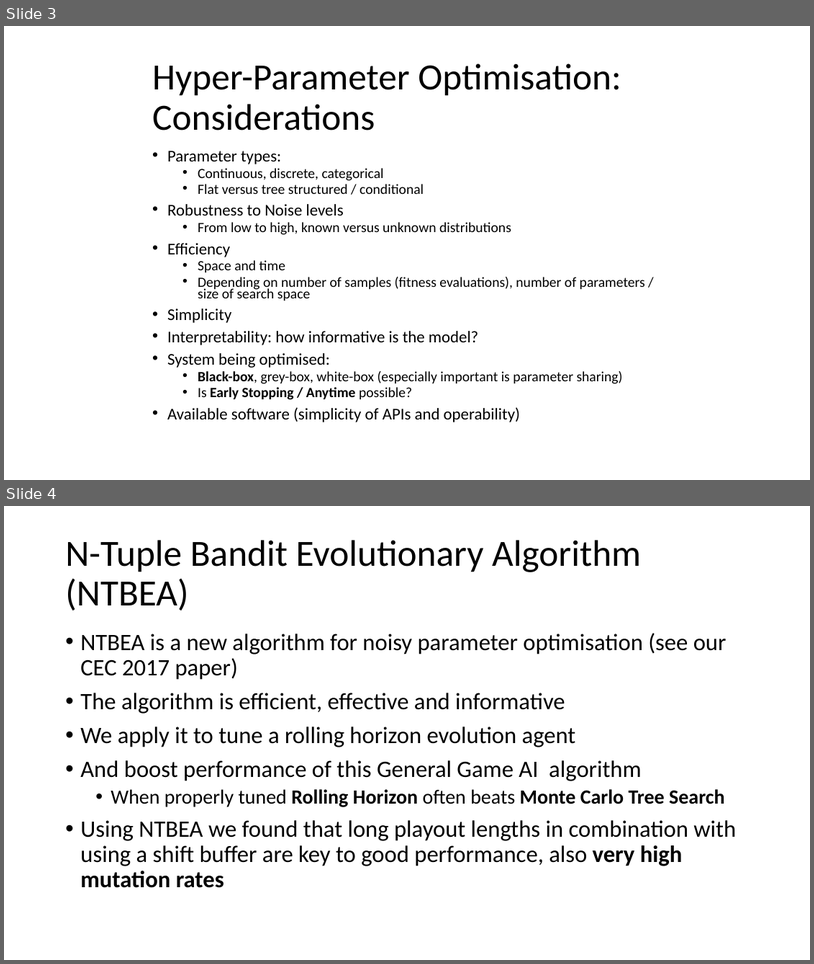
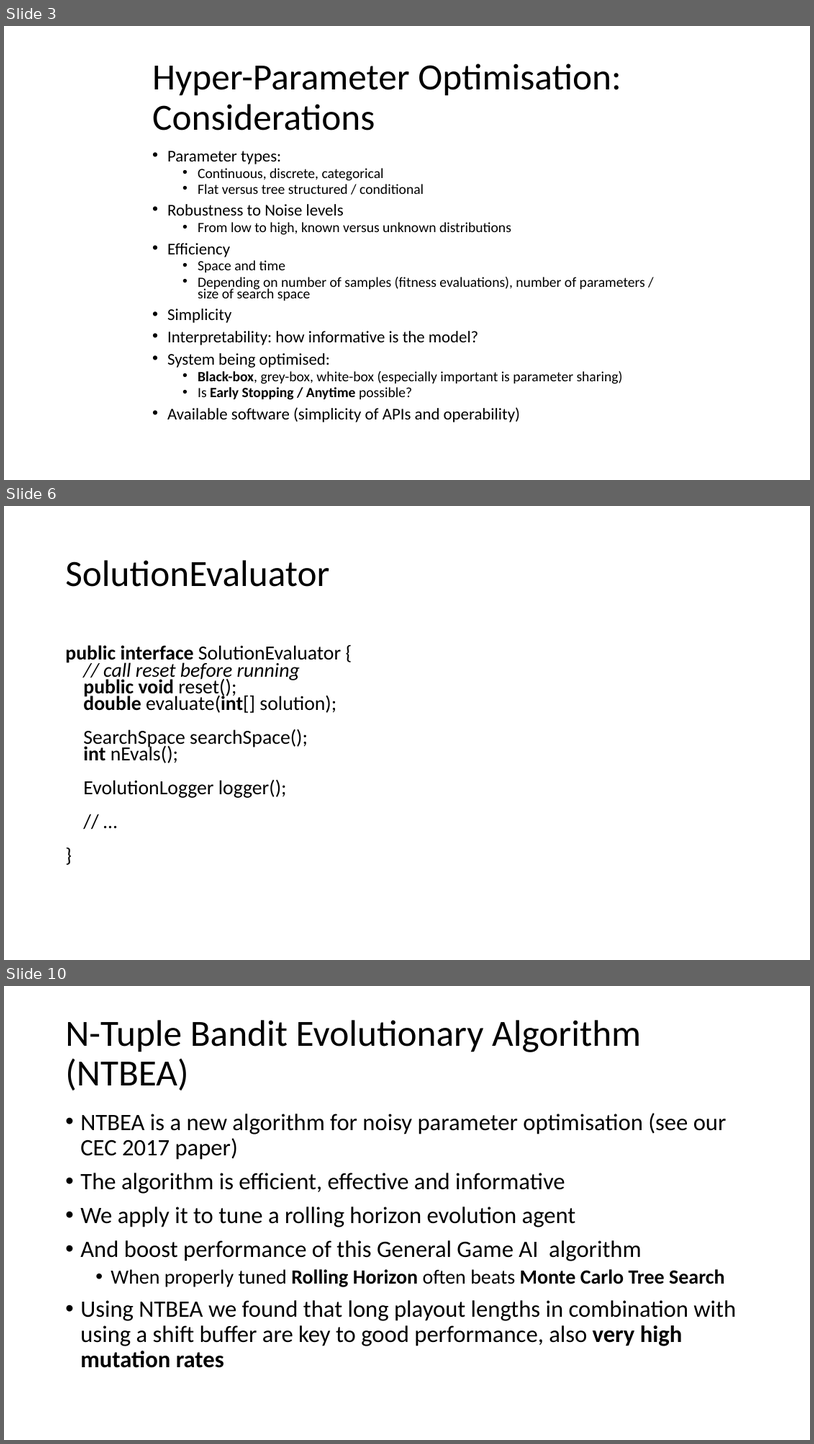
Before and after one commit to GAIGResearch/AIGD2, a slide deck: lectures/NTBEA 2019.pptx. Shown one above the other, each under a label of ours: slides 3 and 4 before the commit, slides 3, 6 and 10 after it; the slides between them are not shown. The pictures are 814x964 and 814x1444 pixels, drawn with LibreOffice and Linux fonts; fonts in the diff are those of the drawing. Boxes give left, top, right and bottom in pixels: in the first picture for what was removed or moved away, otherwise in the second. Text is boxed around its words. In the diff, an @@ line names an element or a change of style, - is before the commit and + after.

```diff
--- a/lectures/NTBEA 2019.pptx
+++ b/lectures/NTBEA 2019.pptx
@@ slide 6 added at (4, 506, 810, 960), background #FFFFFF @@
@@ title added at (65, 560, 329, 587), 44 pt, text #000000 @@
+SolutionEvaluator
@@ text added at (65, 645, 341, 798), 23.8 pt, text #000000 @@
+public interface SolutionEvaluator {
+// call reset before running
+public void reset();
+double evaluate(int[] solution);
+SearchSpace searchSpace();
+int nEvals();
+EvolutionLogger logger();
+// …
+}
@@ what was slide 4 is now slide 10 @@
```
Also in this commit, not shown: 5 other slides added, 3 other files.
